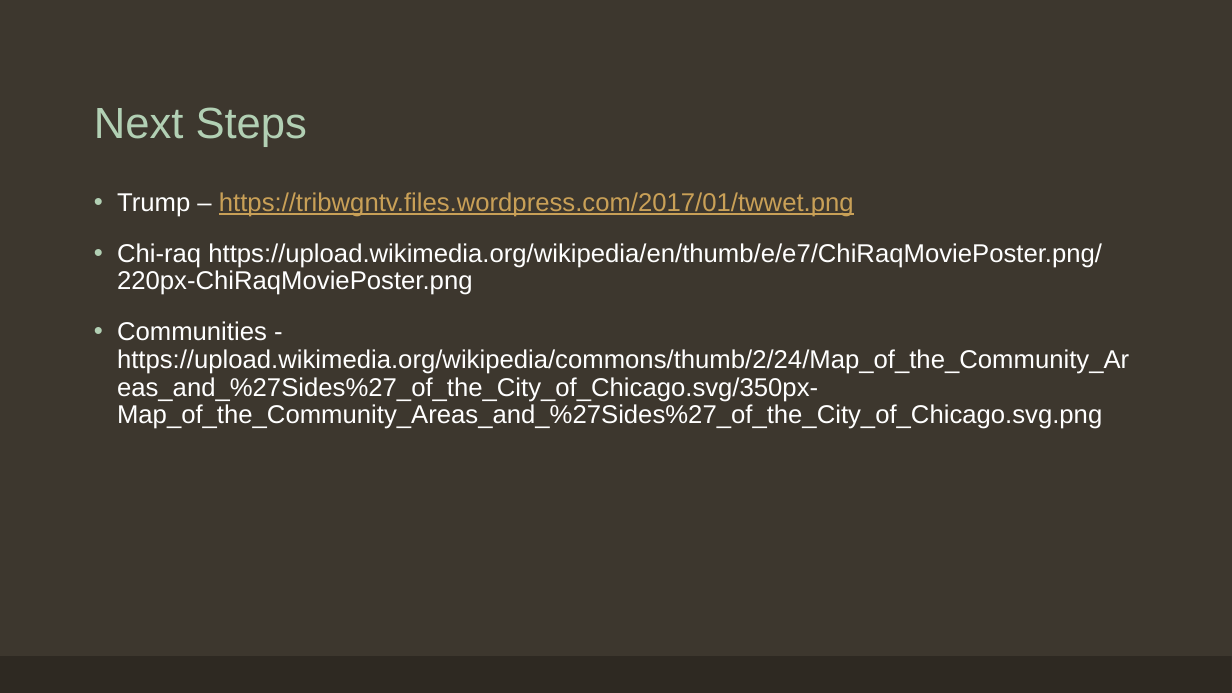
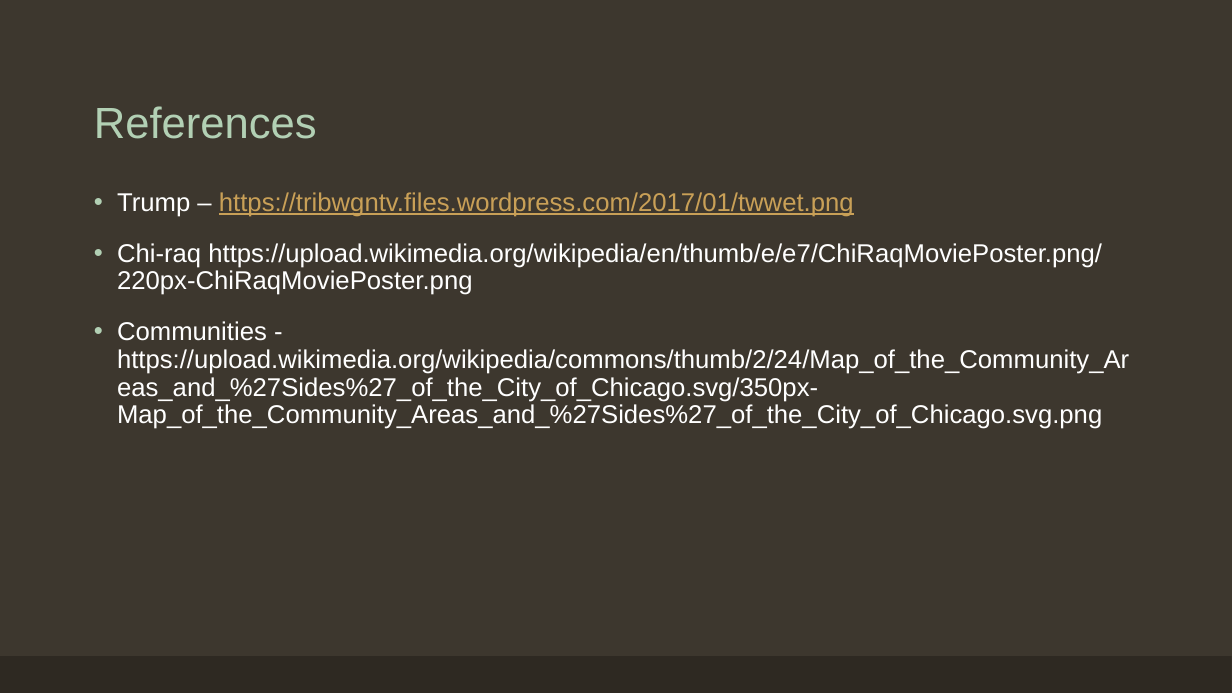
Before and after one commit to EEPlei/Americas-Warzone-Class-Project, a slide deck: slide 17 of Slides/final_slides.pptx. Drawn at 1232x693 pixels with LibreOffice and Linux fonts; fonts in the diff are those of the drawing. Boxes give left, top, right and bottom in pixels: in the first picture for what was removed or moved away, otherwise in the second. Text is boxed around its words. In the diff, an @@ line names an element or a change of style, - is before the commit and + after.

Commit message:
chchchchanges

```diff
--- a/Slides/final_slides.pptx
+++ b/Slides/final_slides.pptx
@@ title at bbox=[94, 106, 317, 139]: text changed @@
-Next Steps
+References
```
